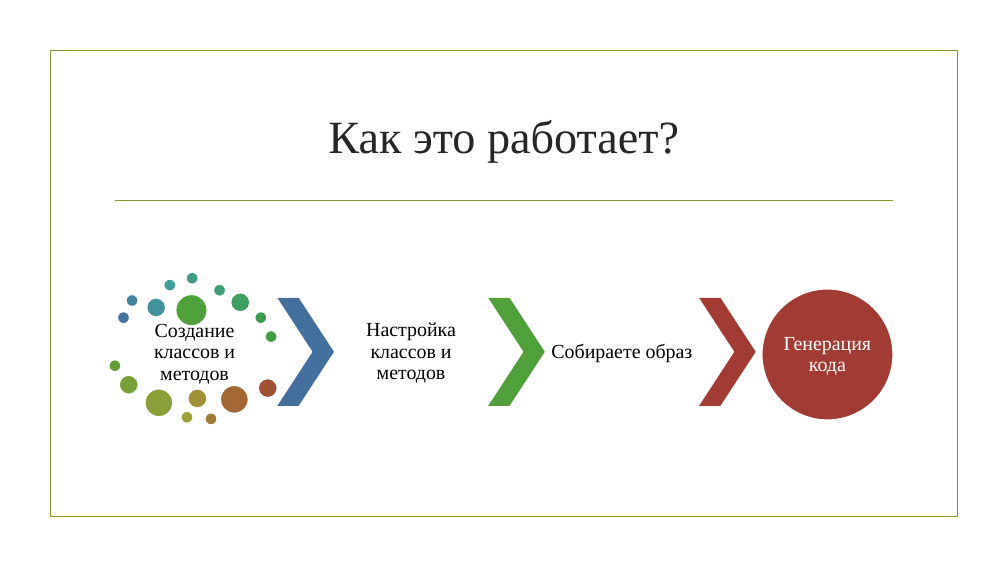
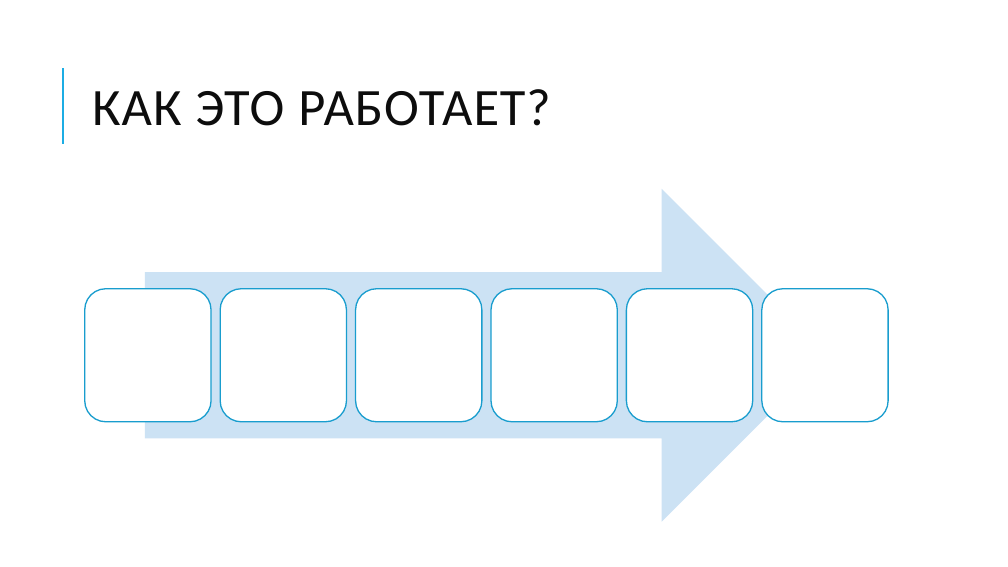
Before and after one commit to pmswga/PCM, a slide deck: slide 6 of other/PGenerator.pptx (slide 5 before the commit). Drawn at 1008x567 pixels with LibreOffice and Linux fonts; fonts in the diff are those of the drawing; background and template pictures are left out. Boxes give left, top, right and bottom in pixels: in the first picture for what was removed or moved away, otherwise in the second. Text is boxed around its words. In the diff, an @@ line names an element or a change of style, - is before the commit and + after.

```diff
--- a/other/PGenerator.pptx
+++ b/other/PGenerator.pptx
@@ rectangle removed at <box>50,51,957,517</box> @@
@@ line added from (63, 144) to (63, 68), #1CADE4 1.5 pt @@
@@ title at <box>92,89,551,126</box>: text changed; size 44 to 50 pt; font Times New Roman to Calibri; text colour #262626 to #0D0D0D @@
-Как это работает?
+КАК ЭТО РАБОТАЕТ?
@@ line removed from (116, 200) to (893, 200) @@
@@ group added at <box>85,189,889,522</box>: 6 rounded rectangles, 1 right arrow, 1 text @@
+Проектирование
@@ group removed at <box>109,272,893,425</box>: 19 ellipses, 4 texts, 3 chevrons @@
-Создание классов и методов
-Настройка классов и методов
-Собираете образ
-Генерация кода
```
Also in this commit, not shown: 3 other slides changed, 3 slides added, 2 slides removed, 17 other files.
